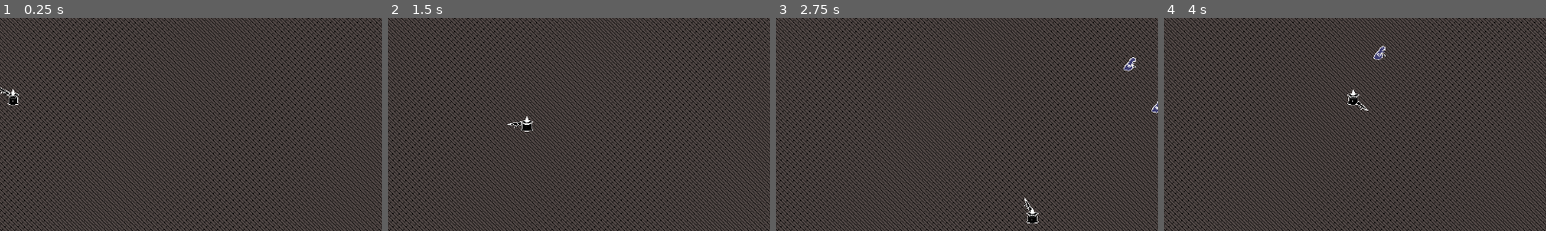
Above: before the commit, frames 1-4 (left to right).
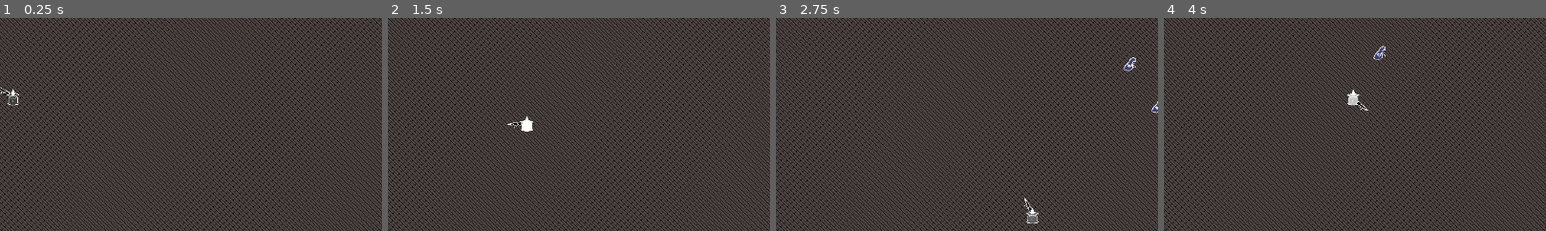
Above: after the commit, the same moments.

Repository: pablopenna/out-of-philosophers-stones
Game: Godot game, scene res://scenes/main.tscn
The game is run twice, just before and just after one commit, with the same random seed, the same clock (stepped at 60 frames per second) and the same inputs.
Inputs (mouse positions are % of the whole screen's width and height, from its top left):
- Up to frame 1 (0.25 s): no input
- Up to frame 2 (1.5 s): tap Enter at 0.5 s; move the mouse to (72, 45) at 0.52 s; hold D (move_right) 0.53-1.28 s; click (72, 45) at 0.6 s; move the mouse to (30, 55) at 1.27 s; hold S (move_down) from 1.28 s (still down); tap Shift (walk) at 1.35 s
- Up to frame 3 (2.75 s): move the mouse to (60, 28) at 2.02 s; release S (move_down) at 2.03 s; hold D (move_right) from 2.03 s (still down); click (60, 28) at 2.1 s
- Up to frame 4 (4 s): move the mouse to (45, 70) at 2.77 s; release D (move_right) at 2.78 s; hold W (move_up) 2.78-3.53 s; tap Shift (walk) at 2.85 s; move the mouse to (80, 65) at 3.52 s; hold A (move_left) from 3.53 s (still down); click (80, 65) at 3.6 s
The pictures show only the part of the screen within x 41-91%, y 22-72%; the shares and areas given below are measured in that part.

The runs differ from the first frame. In frame 1, 0.1% of the frame differs, in the area x 2-5%, y 35-41%; in frame 2, 0.1%, in the area x 35-38%, y 47-53%; in frame 3, 0.1%; in frame 4, 0.1%.

Commit message:
Add test shader for player. Will be used in the future to signal proximity of enemy bullets.

Diff:
--- a/project.godot
+++ b/project.godot
@@ -30,7 +30,6 @@
 
 window/size/viewport_width=1366
 window/size/viewport_height=768
-window/size/resizable=false
 window/stretch/mode="viewport"
 window/stretch/scale_mode="integer"
 window/vsync/vsync_mode=0
--- /dev/null
+++ b/scenes/player/bullet_proximity.gdshader
@@ -0,0 +1,12 @@
+shader_type canvas_item;
+uniform float intensity;
+
+// Make image whiter the higher the intensity
+void fragment() {
+	vec4 real_color = texture(TEXTURE, UV);
+	float time_changer = abs(sin(TIME)); // Delete - used just to debug
+	if(real_color.a > 0.0) {
+		real_color = real_color + vec4(intensity * time_changer);
+	}
+	COLOR = real_color;
+}
--- a/scenes/player/player.tscn
+++ b/scenes/player/player.tscn
@@ -1,11 +1,16 @@
-[gd_scene load_steps=7 format=3 uid="uid://p143u0yu7cua"]
+[gd_scene load_steps=9 format=3 uid="uid://p143u0yu7cua"]
 
 [ext_resource type="Script" path="res://scenes/player/player.gd" id="1_qd4n7"]
+[ext_resource type="Shader" path="res://scenes/player/bullet_proximity.gdshader" id="2_3cy15"]
 [ext_resource type="Texture2D" uid="uid://b3ud6cvdh6bu4" path="res://art/player.png" id="2_si4qa"]
 [ext_resource type="PackedScene" uid="uid://bf8w8c0v5afmv" path="res://scenes/gun/gun.tscn" id="3_pra16"]
 
 [sub_resource type="RectangleShape2D" id="RectangleShape2D_p6e2r"]
 size = Vector2(17, 17)
+
+[sub_resource type="ShaderMaterial" id="ShaderMaterial_8se75"]
+shader = ExtResource("2_3cy15")
+shader_parameter/intensity = 1.0
 
 [sub_resource type="Animation" id="Animation_4vq8p"]
 resource_name = "idle"
@@ -41,6 +46,7 @@
 shape = SubResource("RectangleShape2D_p6e2r")
 
 [node name="Sprite2D" type="Sprite2D" parent="."]
+material = SubResource("ShaderMaterial_8se75")
 texture = ExtResource("2_si4qa")
 hframes = 3
 
Not shown, added: art/flask.png.import
Not shown, added: art/flask2.png.import
